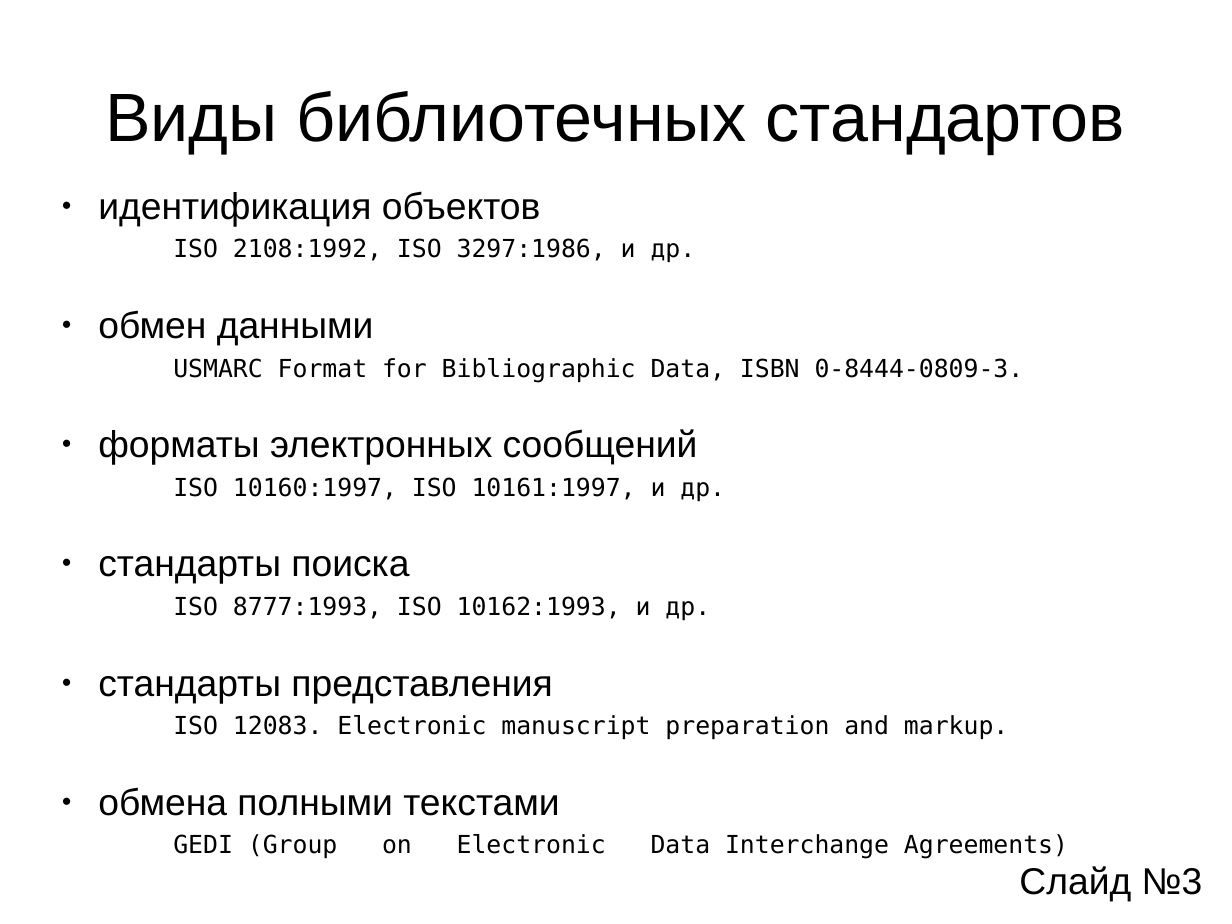
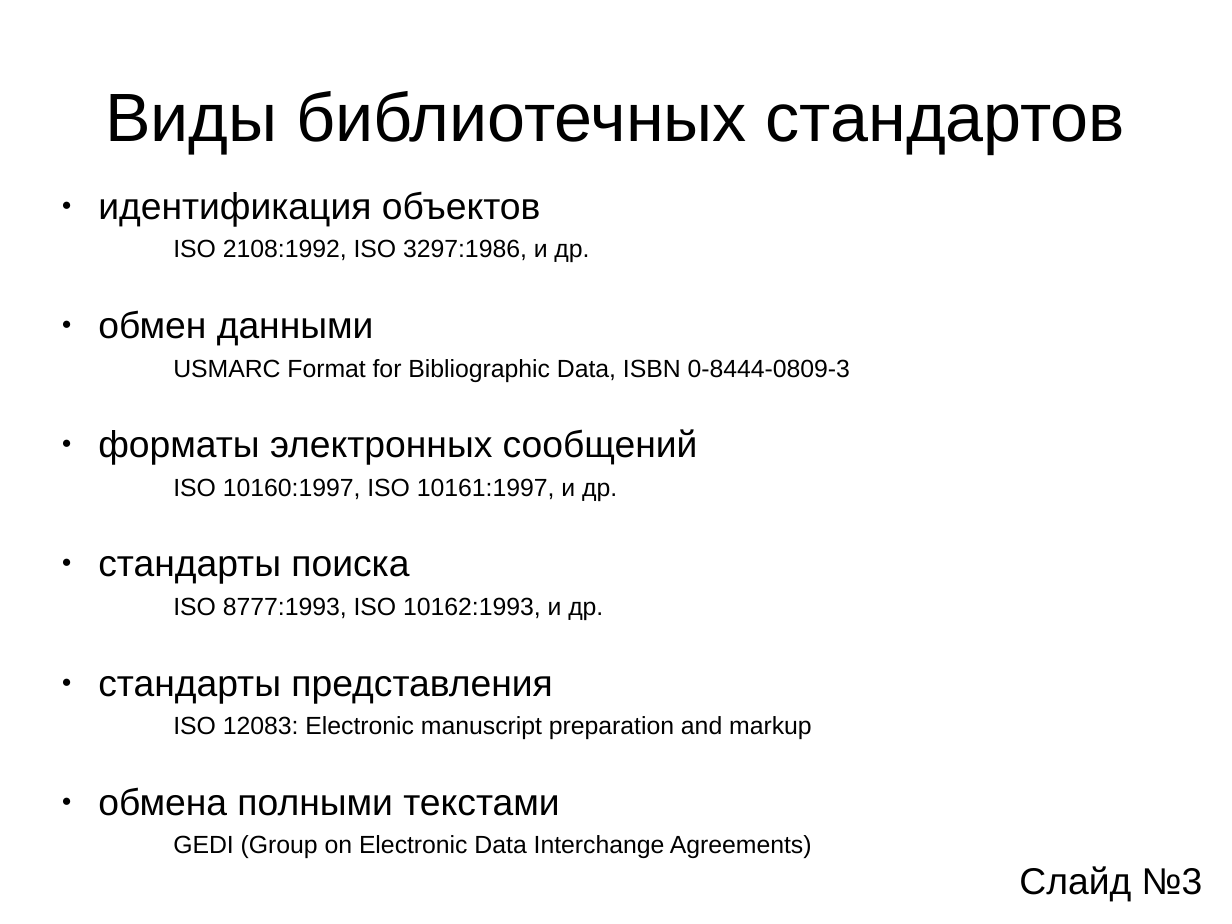
Before and after one commit to aeremenok/a-team-777, a slide deck: slide 3 of diploma/ssv/ssv-presentation.odp. Drawn at 1232x924 pixels with LibreOffice and Linux fonts; fonts in the diff are those of the drawing. Boxes give left, top, right and bottom in pixels: in the first picture for what was removed or moved away, otherwise in the second. Text is boxed around its words. In the diff, an @@ line names an element or a change of style, - is before the commit and + after.

```diff
--- a/diploma/ssv/ssv-presentation.odp
+++ b/diploma/ssv/ssv-presentation.odp
@@ subtitle at bbox=[173, 239, 812, 858]: font DejaVu Sans Mono to Arial in "ISO 2108:1992, ISO 3297:1986, и др.", "ISO 10160:1997, ISO 10161:1997, и др.", "ISO 8777:1993, ISO 10162:1993, и др.", "GEDI (Group on Electronic Data Interchange Agreements)" @@
@@ subtitle at bbox=[173, 359, 850, 382]: text changed; font DejaVu Sans Mono to Arial @@
-USMARC Format for Bibliographic Data, ISBN 0-8444-0809-3.
+USMARC Format for Bibliographic Data, ISBN 0-8444-0809-3
@@ subtitle at bbox=[173, 716, 812, 739]: text changed; font DejaVu Sans Mono to Arial @@
-ISO 12083. Electronic manuscript preparation and markup.
+ISO 12083: Electronic manuscript preparation and markup
```
Also in this commit, not shown: 2 other slides changed, 1 other file.
